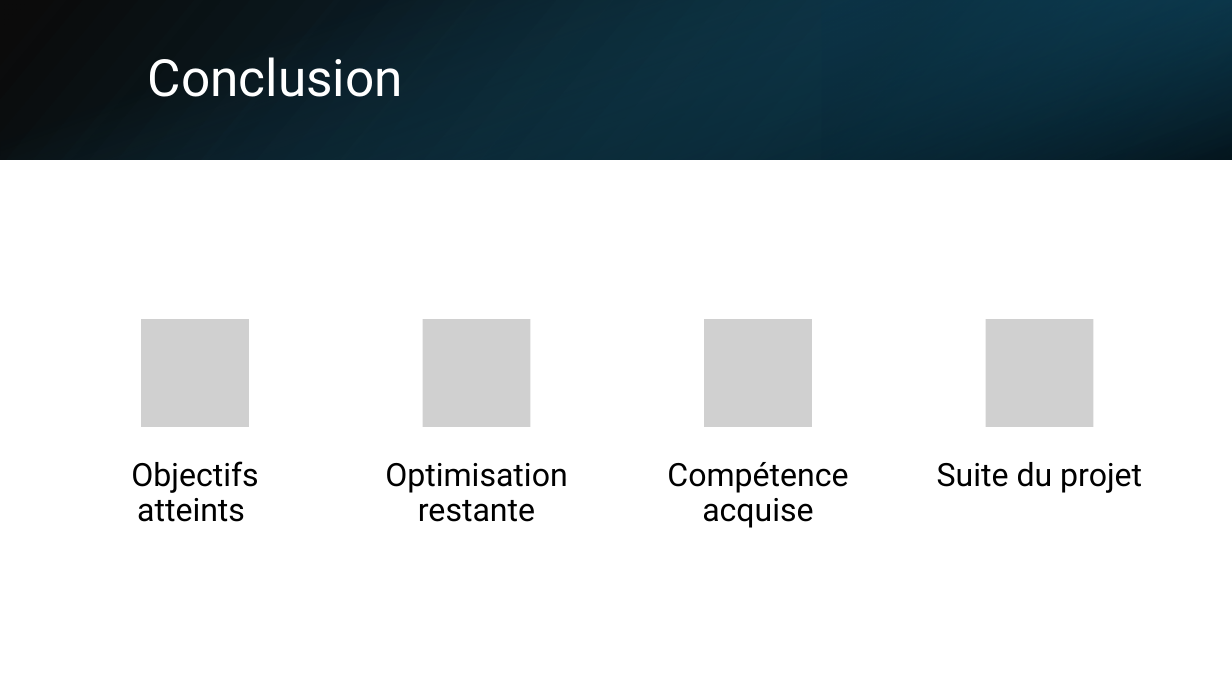
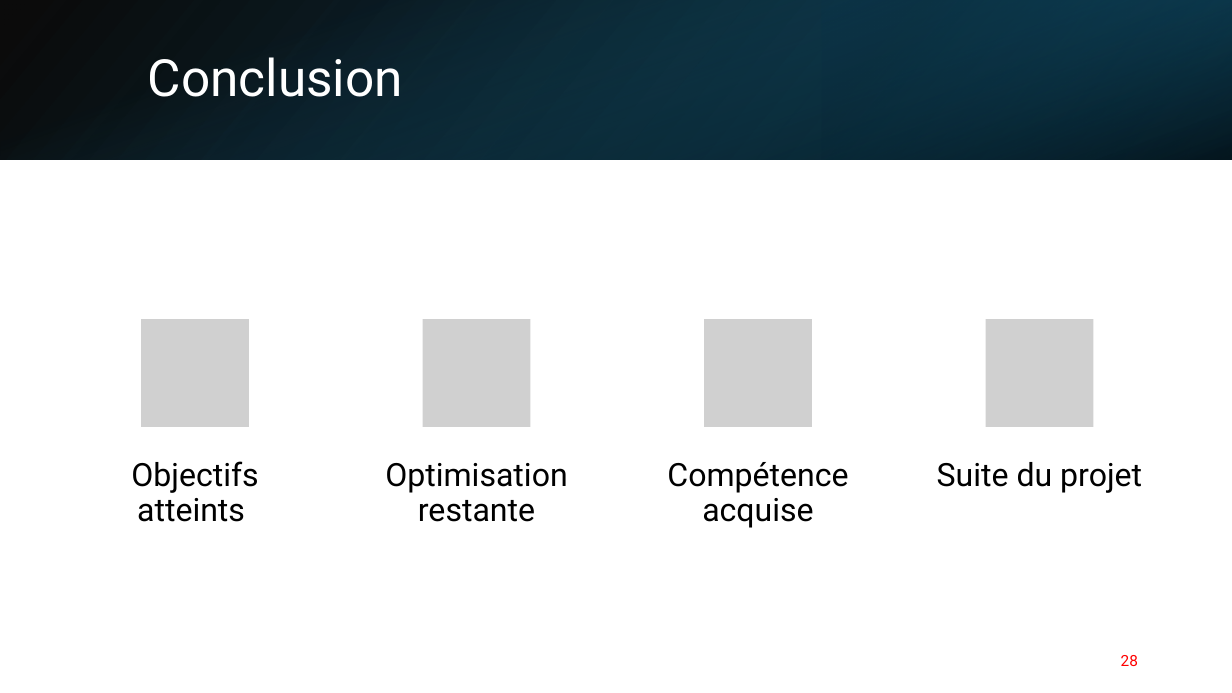
Before and after one commit to Eliott-07/Centrale-PV-Securisee-2026, a slide deck: slide 28 of docs/Présentation_Projet_SMACP.pptx (slide 10 before the commit). Drawn at 1232x693 pixels with LibreOffice and Linux fonts; fonts in the diff are those of the drawing; grey boxes stand for pictures. Boxes give left, top, right and bottom in pixels: in the first picture for what was removed or moved away, otherwise in the second. Text is boxed around its words. In the diff, an @@ line names an element or a change of style, - is before the commit and + after.

```diff
--- a/docs/Présentation_Projet_SMACP.pptx
+++ b/docs/Présentation_Projet_SMACP.pptx
@@ page number added at <box>1121,655,1138,666</box>, 12 pt, text #FF0000 @@
+28
```
Also in this commit, not shown: 6 other slides changed, 21 slides added, 3 slides removed, 2 other files.
